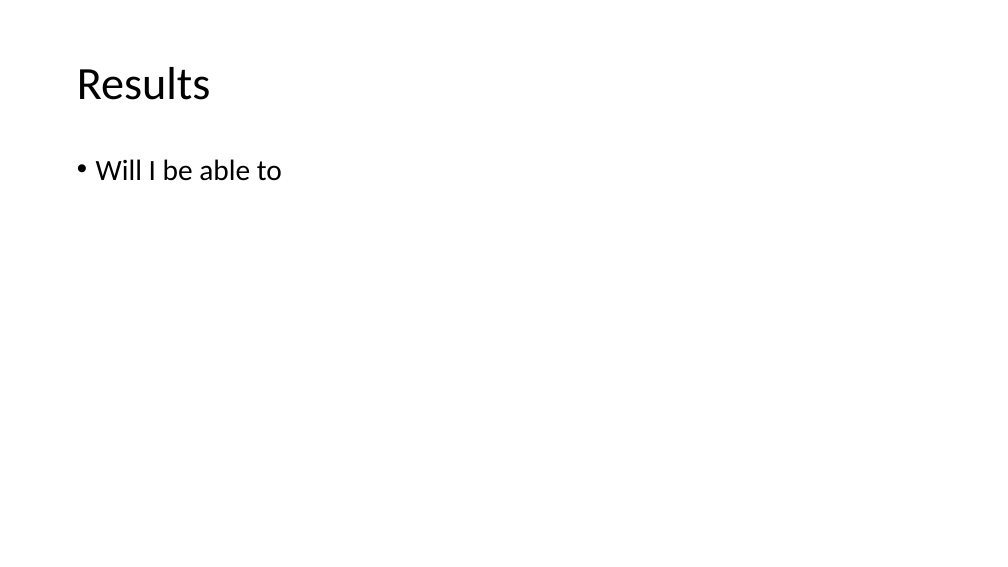
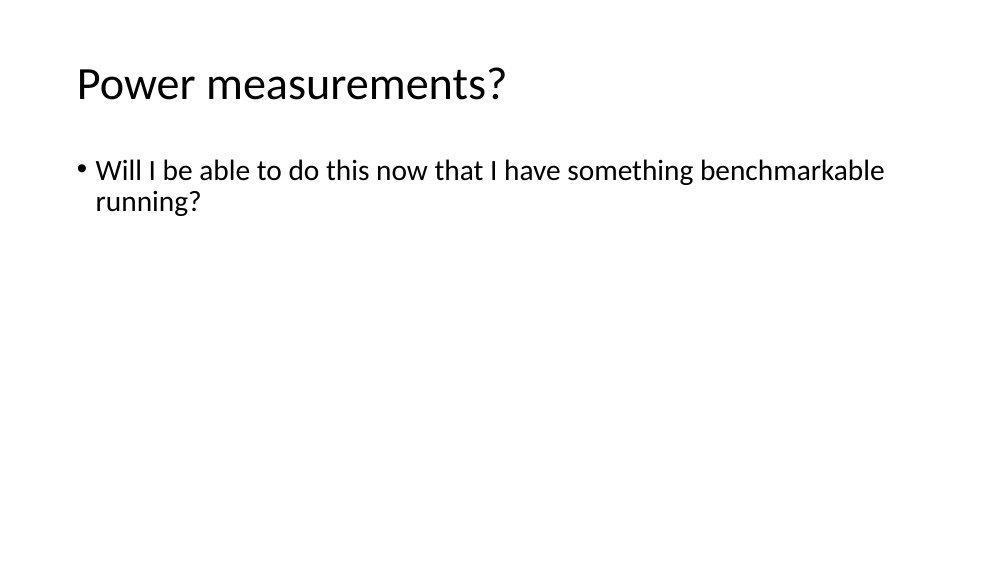
Before and after one commit to erikgroving/NeuralNetworkHardwareAccelerator, a slide deck: slide 23 of WeeklyPresentations/update12_06_13.pptx (slide 14 before the commit). Drawn at 1008x567 pixels with LibreOffice and Linux fonts; fonts in the diff are those of the drawing. Boxes give left, top, right and bottom in pixels: in the first picture for what was removed or moved away, otherwise in the second. Text is boxed around its words. In the diff, an @@ line names an element or a change of style, - is before the commit and + after.

```diff
--- a/WeeklyPresentations/update12_06_13.pptx
+++ b/WeeklyPresentations/update12_06_13.pptx
@@ title at (77,67,507,100): text changed @@
-Results
+Power measurements?
@@ text at (96,159,885,216): text changed @@
-• Will I be able to
+• Will I be able to do this now that I have something benchmarkable running?
```
Also in this commit, not shown: 4 other slides changed, 10 slides added, 2 other files.
